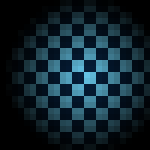
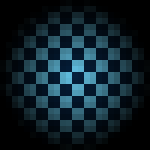
Layers edited between the first and the second w=150, h=150 image:
renamed "Ebene #1" to "Ebene", painted on it over [0, 0, 150, 150]
